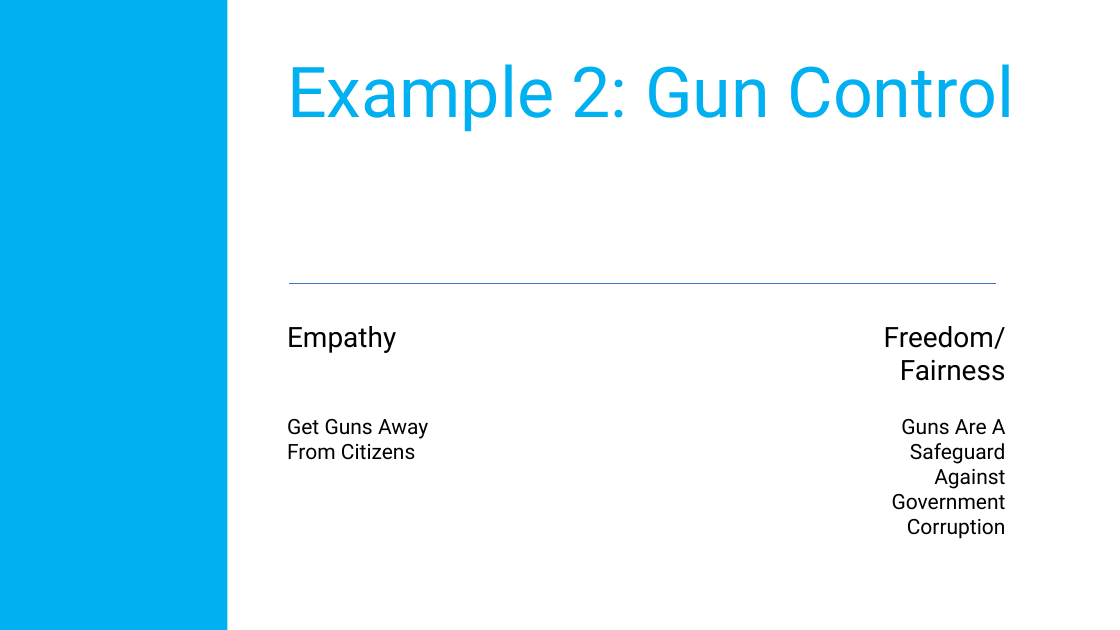
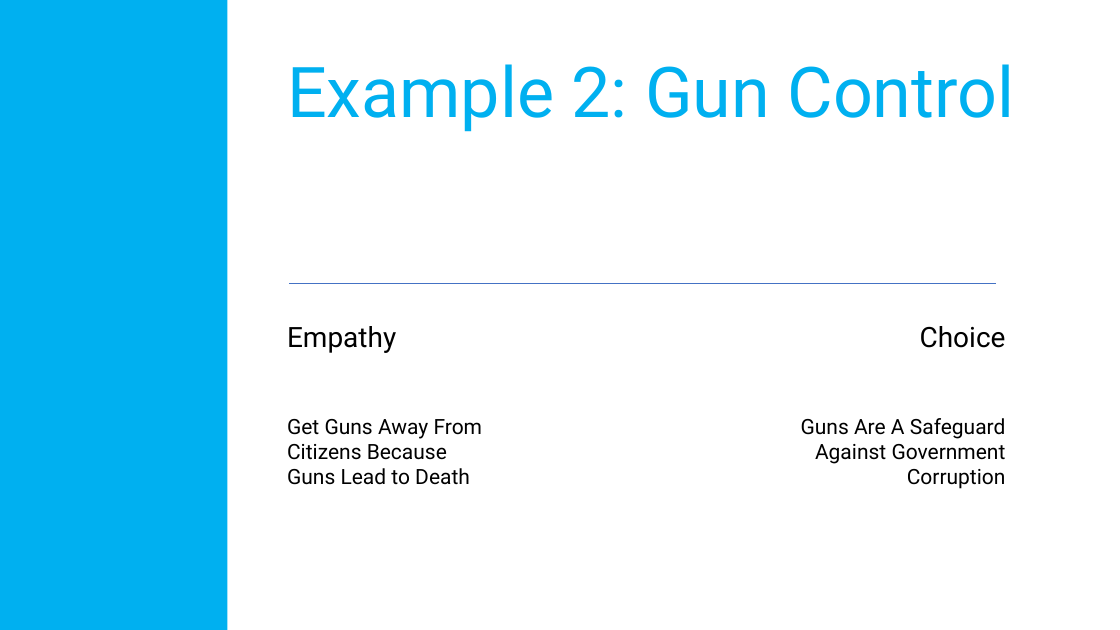
Before and after one commit to amadorchavez/amadorchavez.github.io, a slide deck: slide 19 of nifty/Culture.Values.pptx (slide 18 before the commit). Drawn at 1120x630 pixels with LibreOffice and Linux fonts; fonts in the diff are those of the drawing. Boxes give left, top, right and bottom in pixels: in the first picture for what was removed or moved away, otherwise in the second. Text is boxed around its words. In the diff, an @@ line names an element or a change of style, - is before the commit and + after.

```diff
--- a/nifty/Culture.Values.pptx
+++ b/nifty/Culture.Values.pptx
@@ text at [920, 326, 1006, 348]: text changed @@
-Freedom/Fairness
+Choice
@@ text at [287, 419, 483, 485]: text changed @@
-Get Guns Away From Citizens
+Get Guns Away From Citizens Because Guns Lead to Death
@@ text "Guns Are A Safeguard Against ..." rewrapped from [892, 419, 1006, 539] to [801, 418, 1006, 489] @@
```
Also in this commit, not shown: 11 other slides changed, 17 slides added, 2 slides removed, 49 other files.
